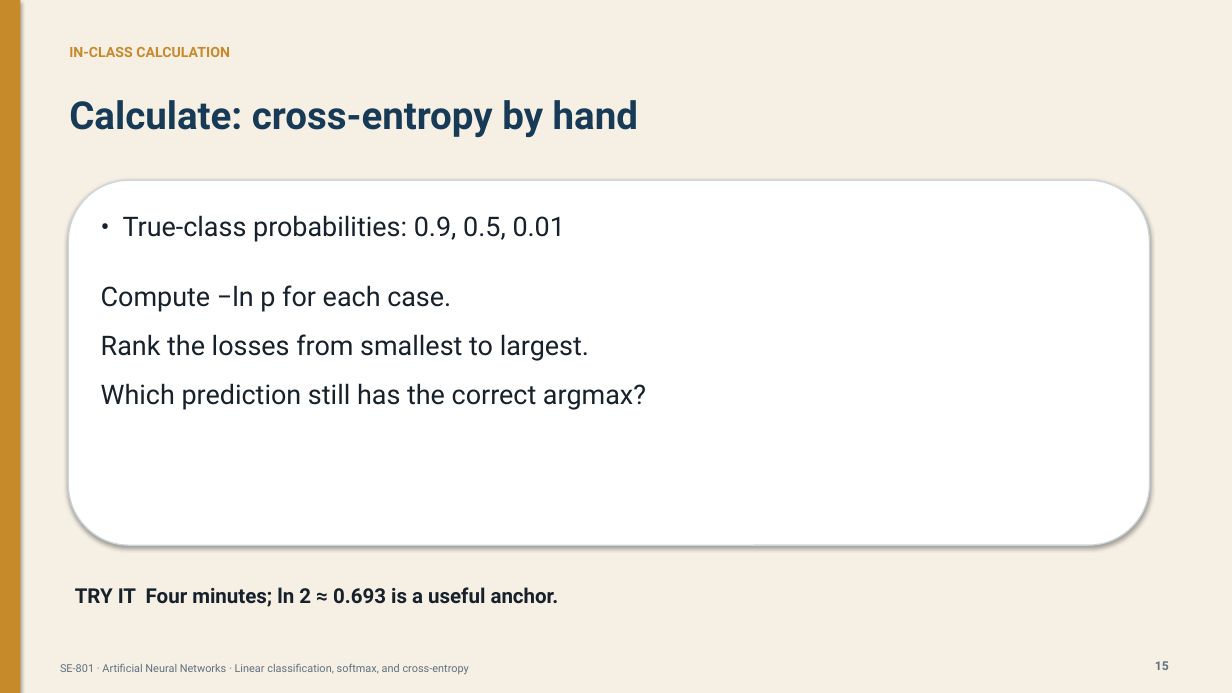
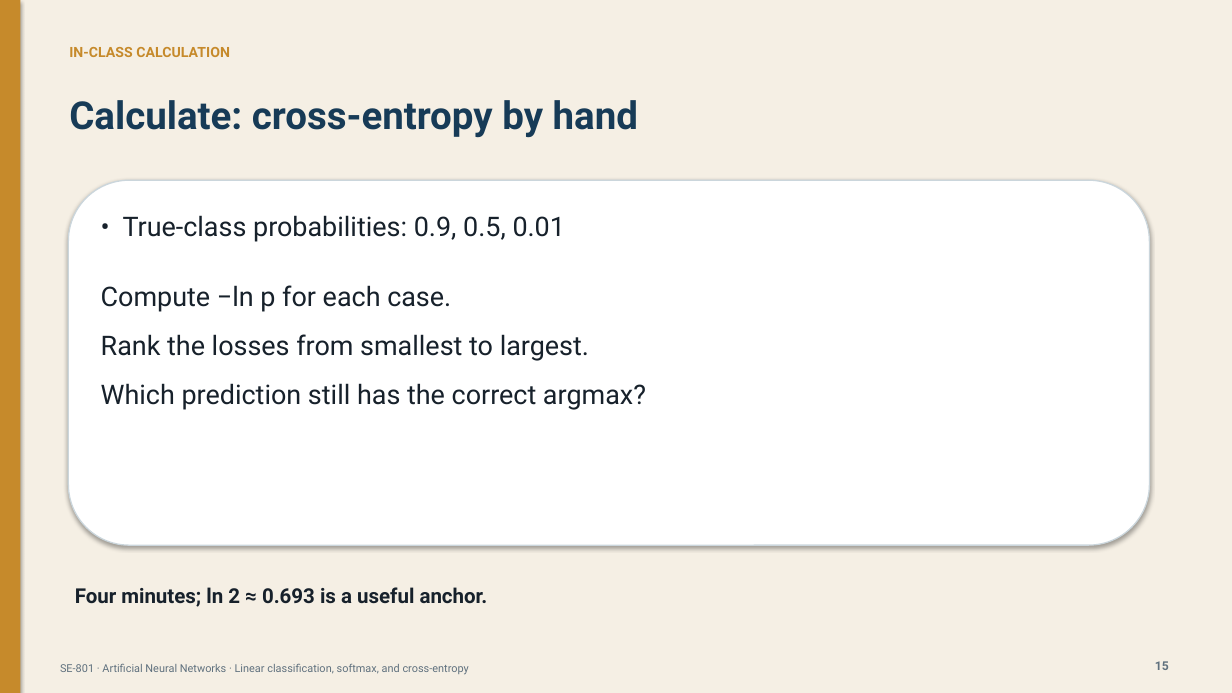
Before and after one commit to DrFarrukh/teaching, a slide deck: slide 15 of courses/artificial-neural-networks/lectures/lecture-04/slides.pptx. Drawn at 1232x693 pixels with LibreOffice and Linux fonts; fonts in the diff are those of the drawing. Boxes give left, top, right and bottom in pixels: in the first picture for what was removed or moved away, otherwise in the second. Text is boxed around its words. In the diff, an @@ line names an element or a change of style, - is before the commit and + after.

```diff
--- a/courses/artificial-neural-networks/lectures/lecture-04/slides.pptx
+++ b/courses/artificial-neural-networks/lectures/lecture-04/slides.pptx
@@ text at (75, 587, 488, 607): text changed @@
-TRY IT Four minutes; ln 2 ≈ 0.693 is a useful anchor.
+Four minutes; ln 2 ≈ 0.693 is a useful anchor.
```
Also in this commit, not shown: 7 other slides changed.
